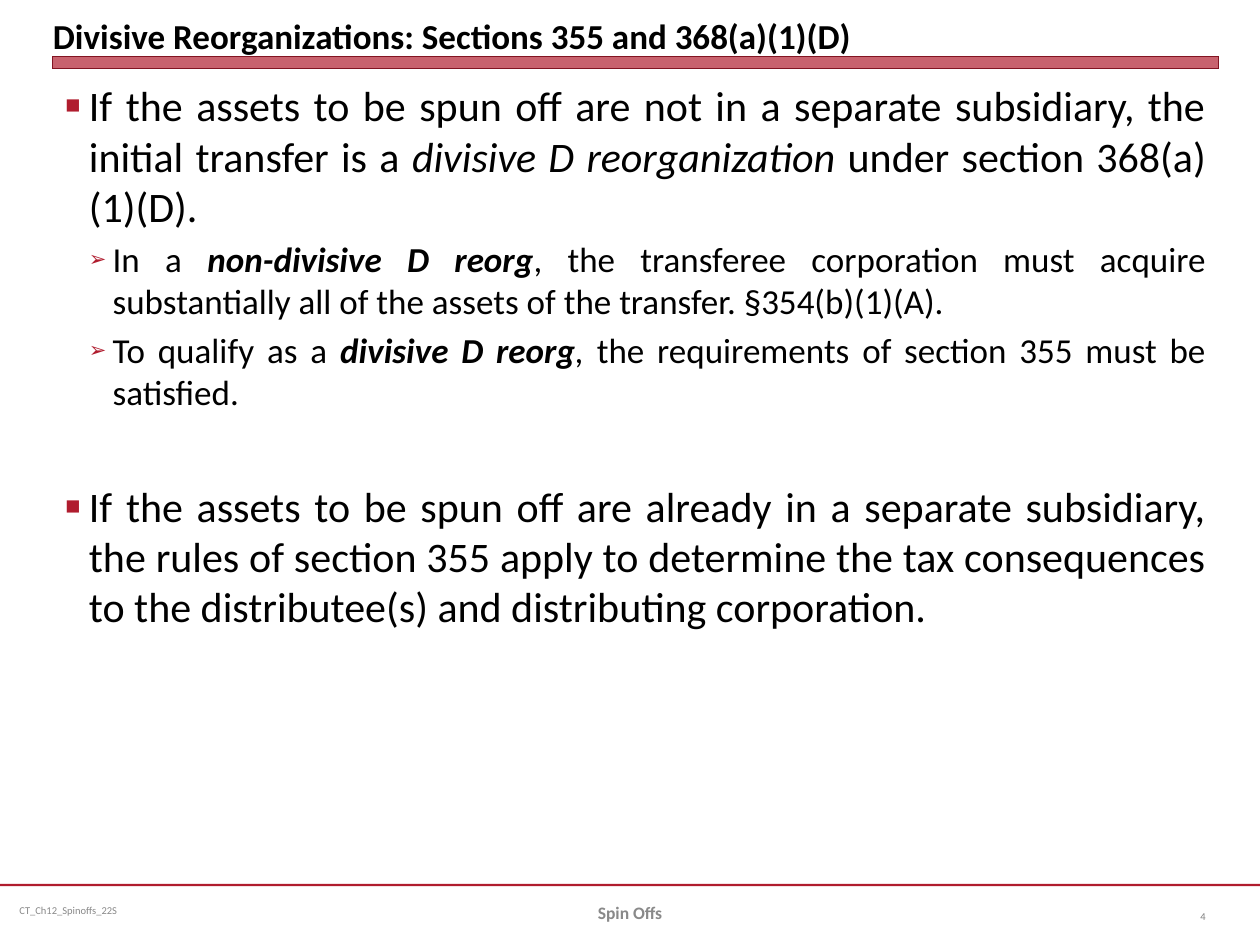
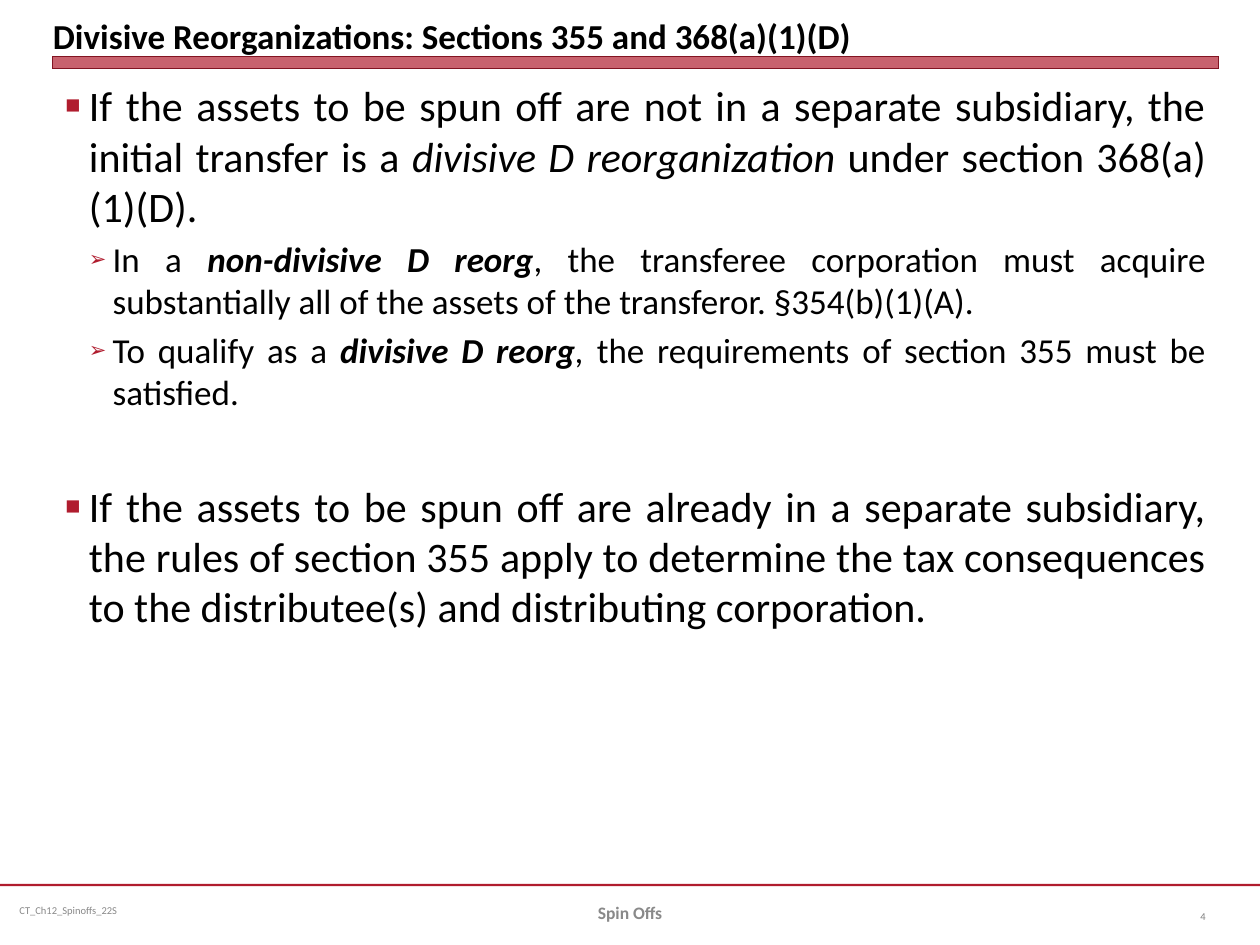
Before and after one commit to jmc877/Corporate-Tax, a slide deck: slide 4 of slides/CT_Ch12_Spinoffs_22S.pptx. Drawn at 1260x945 pixels with LibreOffice and Linux fonts; fonts in the diff are those of the drawing. Boxes give left, top, right and bottom in pixels: in the first picture for what was removed or moved away, otherwise in the second. Text is boxed around its words. In the diff, an @@ line names an element or a change of style, - is before the commit and + after.

```diff
--- a/slides/CT_Ch12_Spinoffs_22S.pptx
+++ b/slides/CT_Ch12_Spinoffs_22S.pptx
@@ text at <box>113,247,1206,320</box>: text changed @@
-  ➢ In a non-divisive D reorg, the transferee corporation must acquire substantially all of the assets of the transfer. §354(b)(1)(A).
+  ➢ In a non-divisive D reorg, the transferee corporation must acquire substantially all of the assets of the transferor. §354(b)(1)(A).
```
